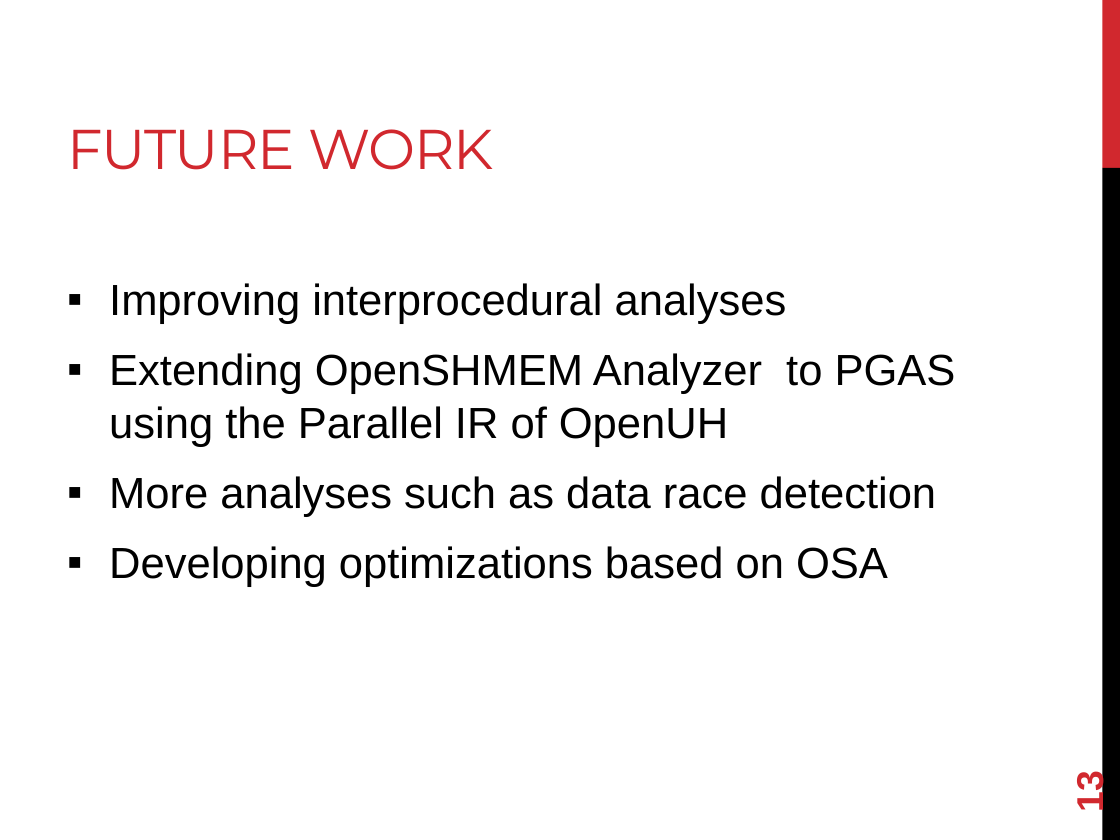
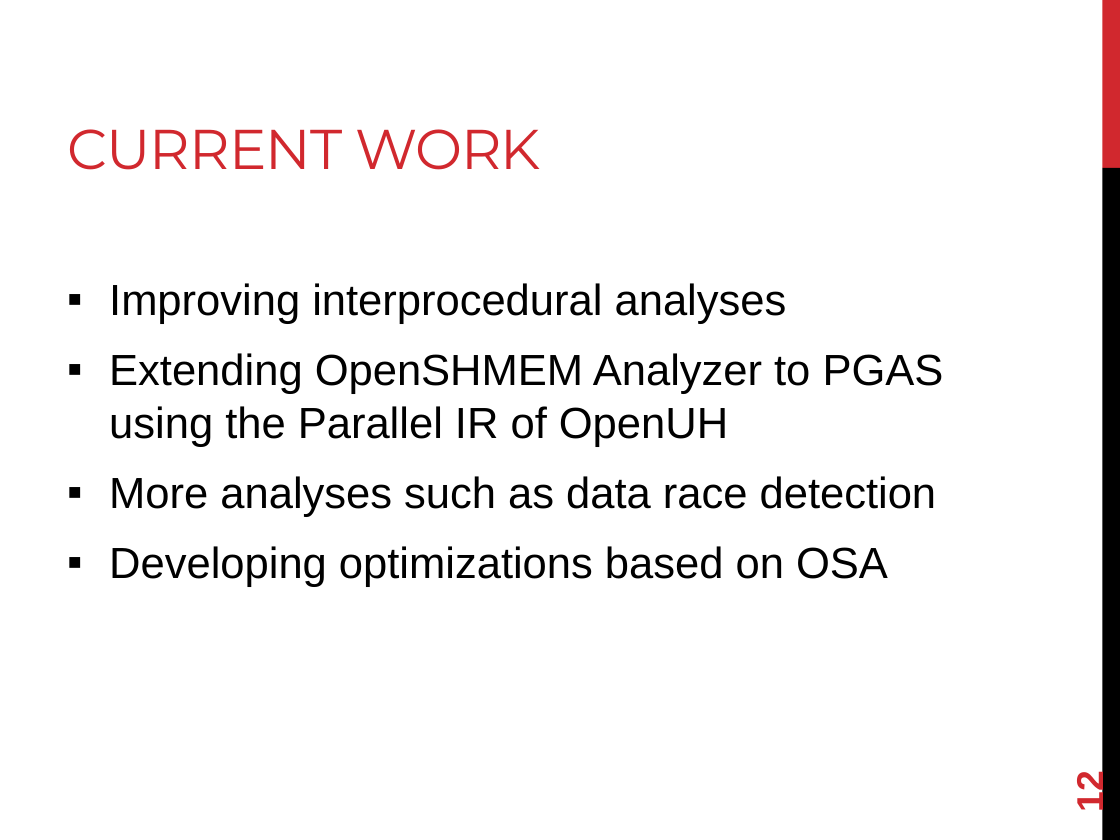
Before and after one commit to openshmem-org/sc14-tutorial, a slide deck: slide 12 of SHMEM-Analyzer.pptx (slide 13 before the commit). Drawn at 1120x840 pixels with LibreOffice and Linux fonts; fonts in the diff are those of the drawing. Boxes give left, top, right and bottom in pixels: in the first picture for what was removed or moved away, otherwise in the second. Text is boxed around its words. In the diff, an @@ line names an element or a change of style, - is before the commit and + after.

Commit message:
Finish a first version of the SHMEM Analyzer slides

```diff
--- a/SHMEM-Analyzer.pptx
+++ b/SHMEM-Analyzer.pptx
@@ title at box(67, 129, 541, 170): text changed @@
-FUTURE WORK
+CURRENT WORK
@@ text "Improving interprocedural analyses" rewrapped from box(109, 283, 956, 587) to box(109, 283, 944, 587) @@
@@ page number at box(1069, 775, 1111, 811): text changed @@
-13
+12
```
Also in this commit, not shown: 8 other slides changed, 2 slides added, 3 slides removed.
